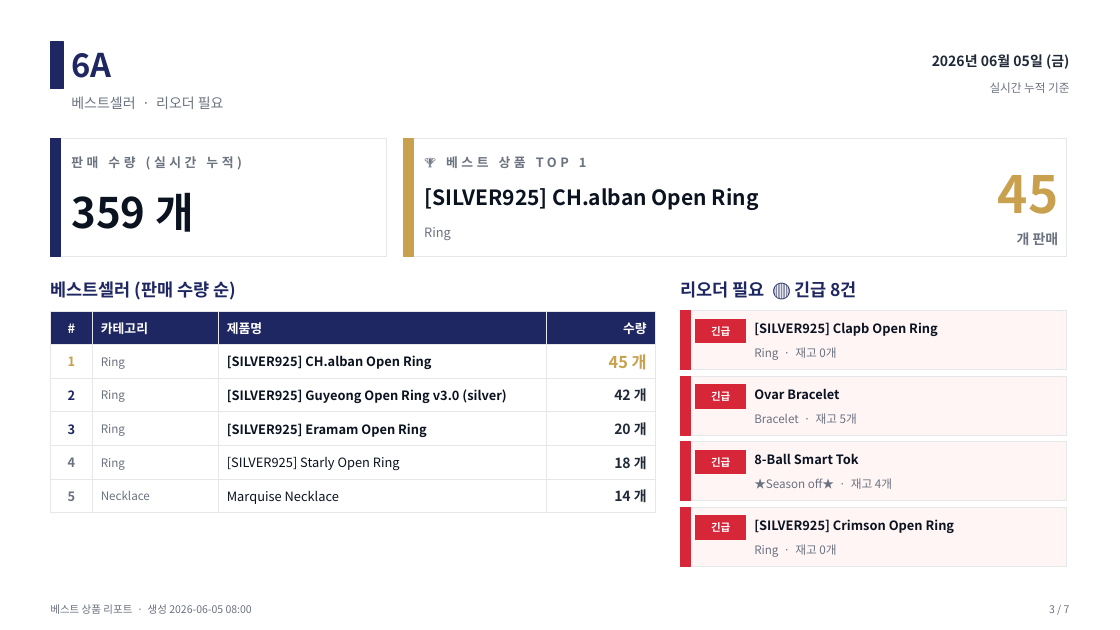
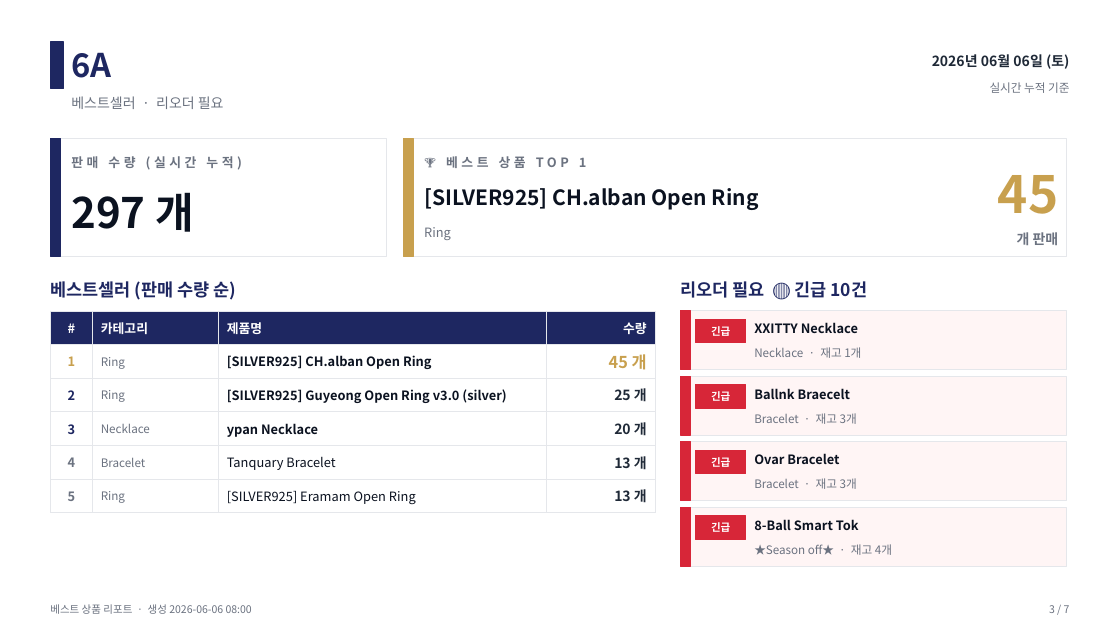
Before and after one commit to j65209/Brightbeed, a slide deck: slide 3 of data/sales-report.pptx. Drawn at 1120x630 pixels with LibreOffice and Linux fonts; fonts in the diff are those of the drawing. Boxes give left, top, right and bottom in pixels: in the first picture for what was removed or moved away, otherwise in the second. Text is boxed around its words. In the diff, an @@ line names an element or a change of style, - is before the commit and + after.

```diff
--- a/data/sales-report.pptx
+++ b/data/sales-report.pptx
@@ text at (x1=932, y1=54, x2=1069, y2=69): text changed @@
-2026년 06월 05일 (금)
+2026년 06월 06일 (토)
@@ text at (x1=71, y1=192, x2=194, y2=232): text changed @@
-359 개
+297 개
@@ text at (x1=680, y1=281, x2=867, y2=298): text changed @@
-리오더 필요 🔴 긴급 8건
+리오더 필요 🔴 긴급 10건
@@ table at (x1=50, y1=311, x2=655, y2=508) @@
-row 3, column 4: 42 개
+row 3, column 4: 25 개
-row 4, column 2: Ring
+row 4, column 2: Necklace
-row 4, column 3: [SILVER925] Eramam Open Ring
+row 4, column 3: ypan Necklace
-row 5: 4 | Ring | [SILVER925] Starly Open Ring | 18 개
+row 5: 4 | Bracelet | Tanquary Bracelet | 13 개
-row 6: 5 | Necklace | Marquise Necklace | 14 개
+row 6: 5 | Ring | [SILVER925] Eramam Open Ring | 13 개
@@ text at (x1=754, y1=322, x2=858, y2=333): text changed @@
-[SILVER925] Clapb Open Ring
+XXITTY Necklace
@@ text at (x1=754, y1=347, x2=861, y2=358): text changed @@
-Ring · 재고 0개
+Necklace · 재고 1개
@@ text added at (x1=754, y1=388, x2=850, y2=399), 11 pt, text #0B1220, bold @@
+Ballnk Braecelt
@@ text at (x1=754, y1=413, x2=857, y2=424): text changed @@
-Bracelet · 재고 5개
+Bracelet · 재고 3개
@@ text "Ovar Bracelet" moved from (x1=754, y1=388, x2=839, y2=399) to (x1=754, y1=453, x2=839, y2=464) @@
@@ text at (x1=754, y1=478, x2=857, y2=489): text changed @@
-★Season off★ · 재고 4개
+Bracelet · 재고 3개
@@ text "8-Ball Smart Tok" moved from (x1=754, y1=453, x2=859, y2=464) to (x1=754, y1=519, x2=859, y2=530) @@
@@ text removed at (x1=754, y1=519, x2=955, y2=533) @@
-[SILVER925] Crimson Open Ring
@@ text at (x1=754, y1=544, x2=892, y2=555): text changed @@
-Ring · 재고 0개
+★Season off★ · 재고 4개
@@ text at (x1=50, y1=604, x2=252, y2=614): text changed @@
-베스트 상품 리포트 · 생성 2026-06-05 08:00
+베스트 상품 리포트 · 생성 2026-06-06 08:00
```
Also in this commit, not shown: 6 other slides changed.
